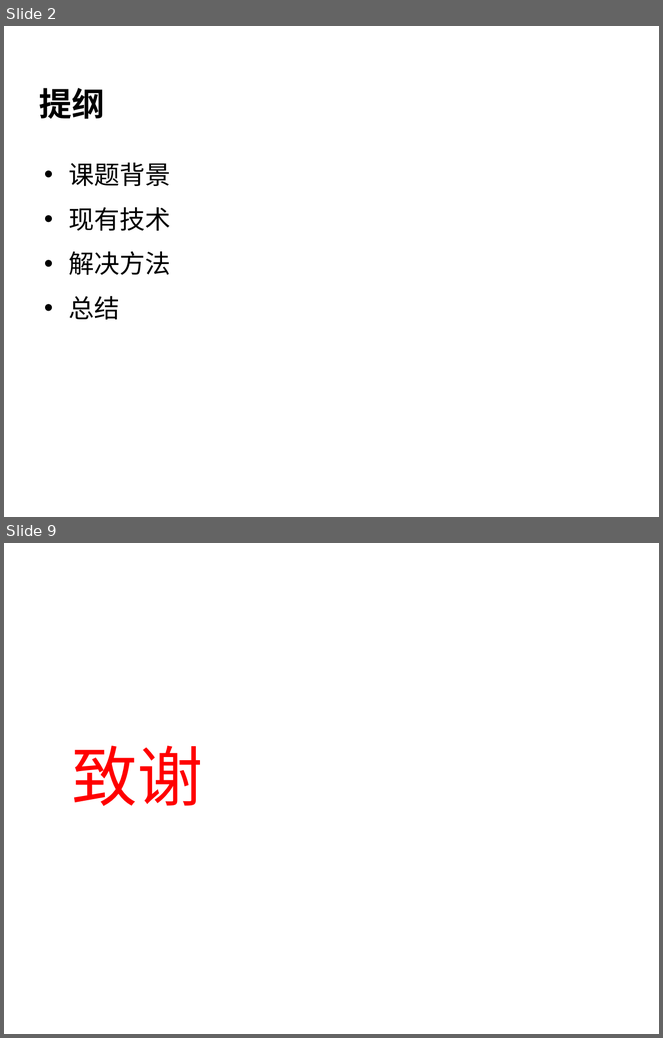
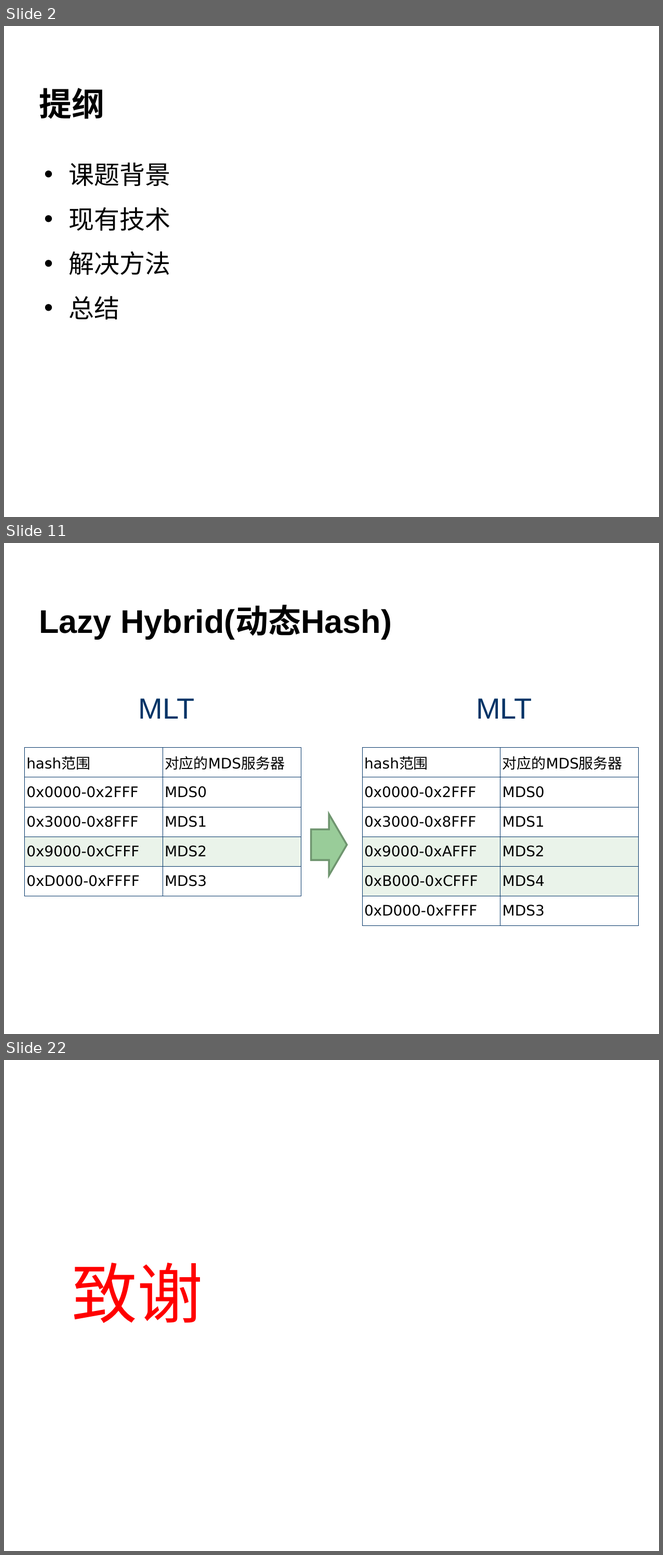
Before and after one commit to cheliequan/idning-paper, a slide deck: draft/答辩.ppt. Shown one above the other, each under a label of ours: slides 2 and 9 before the commit, slides 2, 11 and 22 after it; the slides between them are not shown. The pictures are 663x1038 and 663x1555 pixels, drawn with LibreOffice and Linux fonts; fonts in the diff are those of the drawing; background and template pictures are left out. Boxes give left, top, right and bottom in pixels: in the first picture for what was removed or moved away, otherwise in the second. Text is boxed around its words. In the diff, an @@ line names an element or a change of style, - is before the commit and + after.

```diff
--- a/draft/答辩.ppt
+++ b/draft/答辩.ppt
@@ slide 11 added at [4,543,659,1034], background picture (left out) @@
@@ title added at [39,607,392,639], 36 pt, text #000000, bold @@
+Lazy Hybrid(动态Hash)
@@ text added at [138,698,194,719], 32 pt, text #003366 @@
+MLT
@@ text added at [476,698,532,719], 32 pt, text #003366 @@
+MLT
@@ table added at [24,748,301,897], 5 rows, 2 columns @@
+hash范围 | 对应的MDS服务器
+0x0000-0x2FFF | MDS0
+0x3000-0x8FFF | MDS1
+0x9000-0xCFFF | MDS2
+0xD000-0xFFFF | MDS3
@@ table added at [362,748,639,926], 6 rows, 2 columns @@
+hash范围 | 对应的MDS服务器
+0x0000-0x2FFF | MDS0
+0x3000-0x8FFF | MDS1
+0x9000-0xAFFF | MDS2
+0xB000-0xCFFF | MDS4
+0xD000-0xFFFF | MDS3
@@ right arrow added at [311,814,347,876], fill #99CC99, outline #6F956F 2.01 pt @@
@@ page number added at [10,997,52,1033], 26 pt, text #FFFFFF, bold @@
+11
@@ what was slide 9 is now slide 22 @@
```
Also in this commit, not shown: 5 slides changed, 13 other slides added, 1 slide removed, 1 other file.
